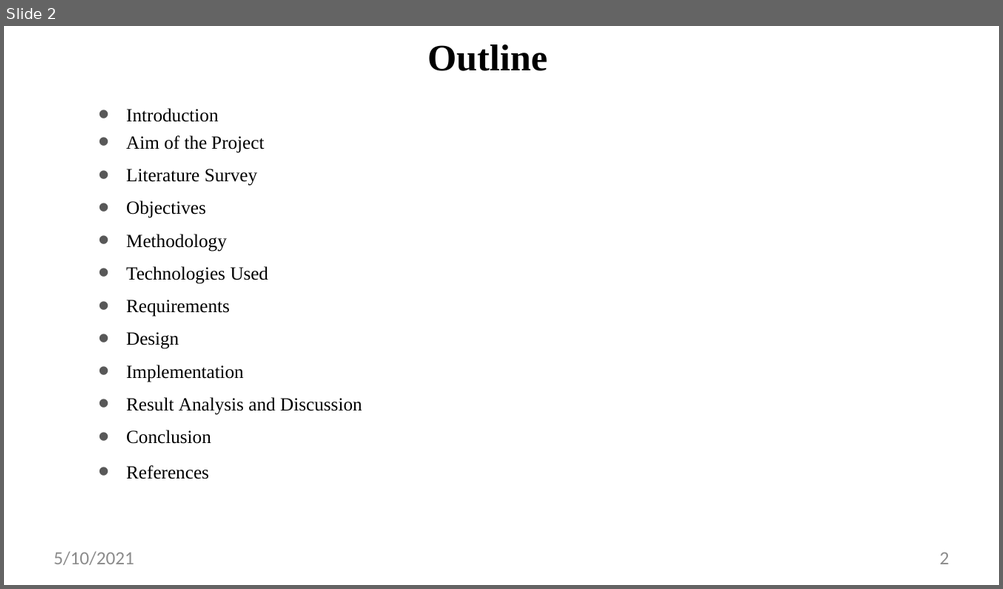
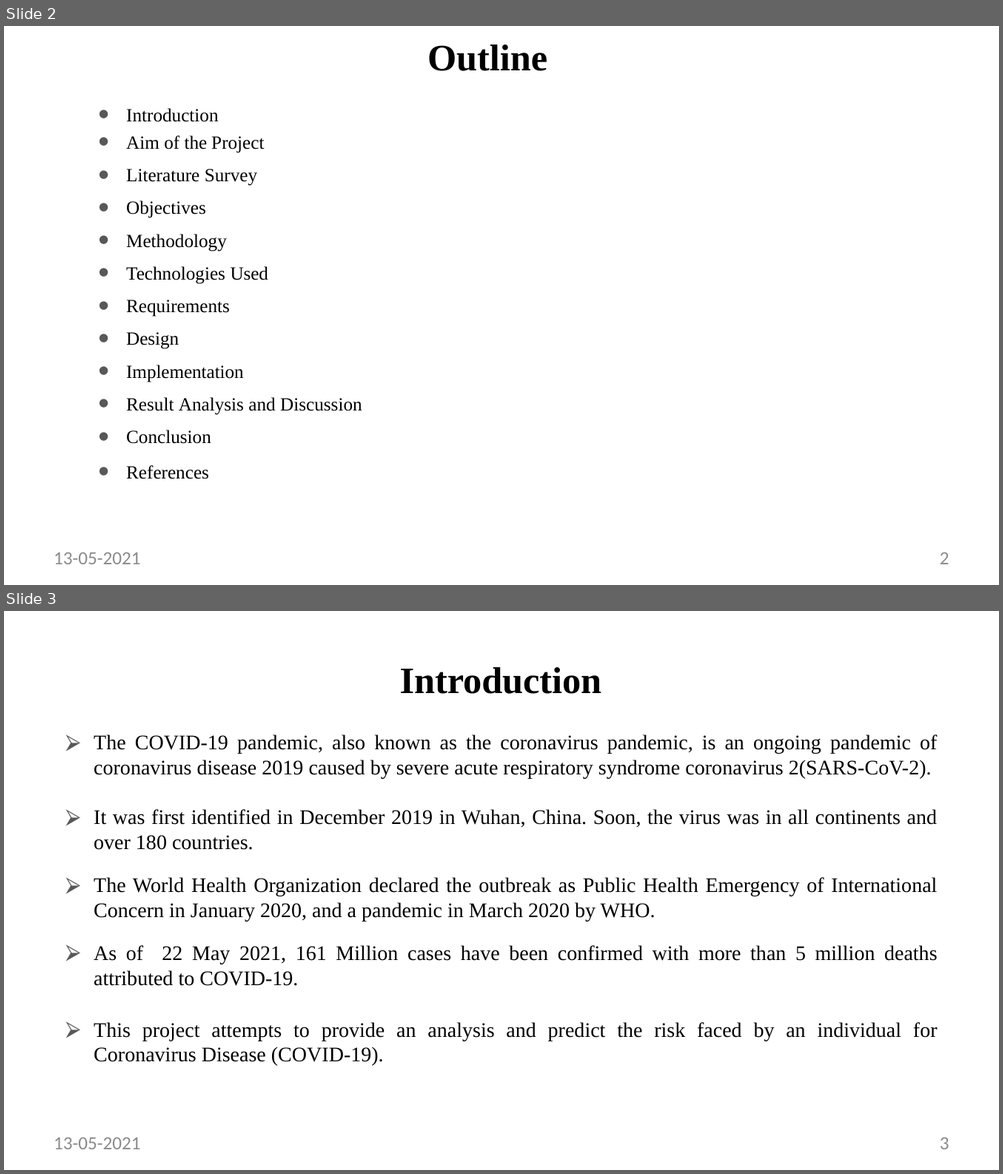
Before and after one commit to vikasbalu/Covid19_RiskCalc, a slide deck: presentation/Project Presentaion.pptx. Shown one above the other, each under a label of ours: slide 2 before the commit, slides 2 and 3 after it. The pictures are 1003x589 and 1003x1174 pixels, drawn with LibreOffice and Linux fonts; fonts in the diff are those of the drawing. Boxes give left, top, right and bottom in pixels: in the first picture for what was removed or moved away, otherwise in the second. Text is boxed around its words. In the diff, an @@ line names an element or a change of style, - is before the commit and + after.

```diff
--- a/presentation/Project Presentaion.pptx
+++ b/presentation/Project Presentaion.pptx
@@ slide 3 added at (x1=4, y1=611, x2=999, y2=1170), background #FFFFFF @@
@@ title added at (x1=400, y1=667, x2=601, y2=694), 36 pt, text #000000, bold @@
+Introduction
@@ text added at (x1=94, y1=735, x2=937, y2=1066), 20 pt, text #000000 @@
+⮚ The COVID-19 pandemic, also known as the coronavirus pandemic, is an ongoing pandemic of coronavirus disease 2019 caused by severe acute respiratory syndrome coronavirus 2(SARS-CoV-2).
+⮚ It was first identified in December 2019 in Wuhan, China. Soon, the virus was in all continents and over 180 countries.
+⮚ The World Health Organization declared the outbreak as Public Health Emergency of International Concern in January 2020, and a pandemic in March 2020 by WHO.
+⮚ As of 22 May 2021, 161 Million cases have been confirmed with more than 5 million deaths attributed to COVID-19.
+⮚ This project attempts to provide an analysis and predict the risk faced by an individual for Coronavirus Disease (COVID-19).
@@ text added at (x1=54, y1=1138, x2=140, y2=1150), 18 pt, text #8C8C8C @@
+13-05-2021
@@ page number added at (x1=939, y1=1138, x2=949, y2=1150), 18 pt, text #8C8C8C @@
+3
@@ slide 2 changed as well @@
@@ text at (x1=54, y1=553, x2=140, y2=565): text changed @@
-5/10/2021
+13-05-2021
```
Also in this commit, not shown: 22 other slides changed, 3 other slides added, 6 slides removed.
